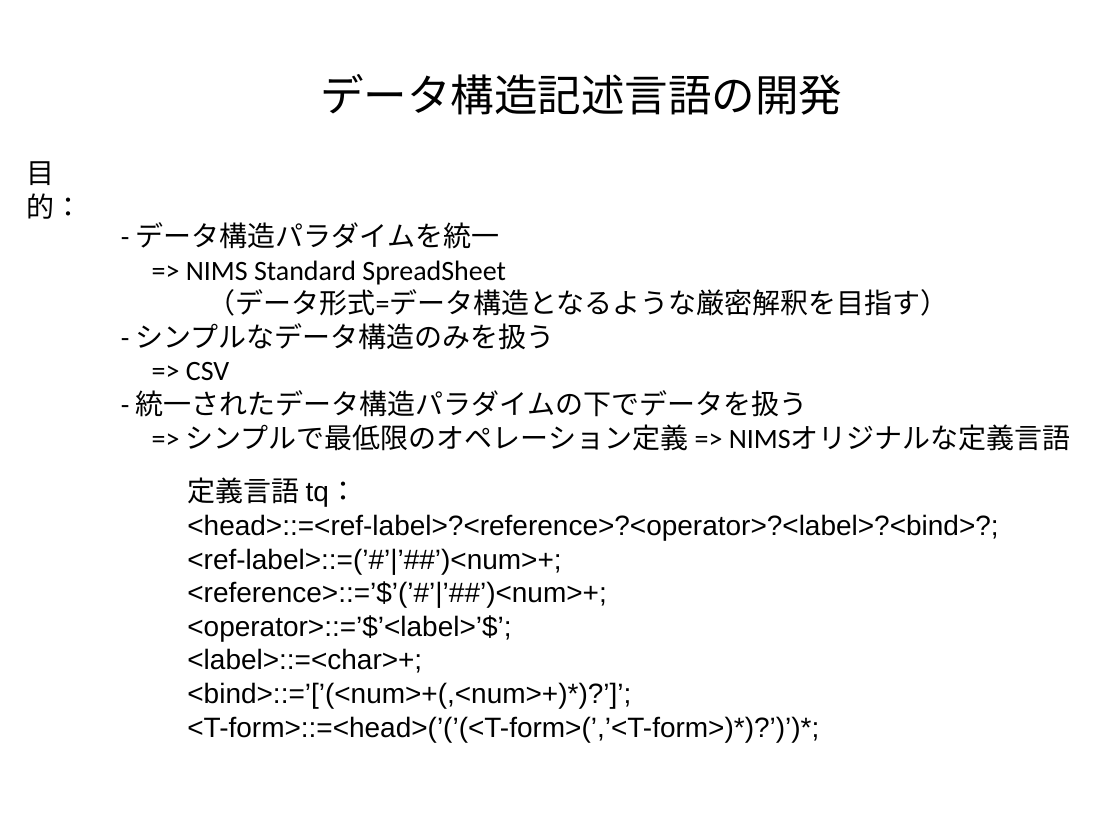
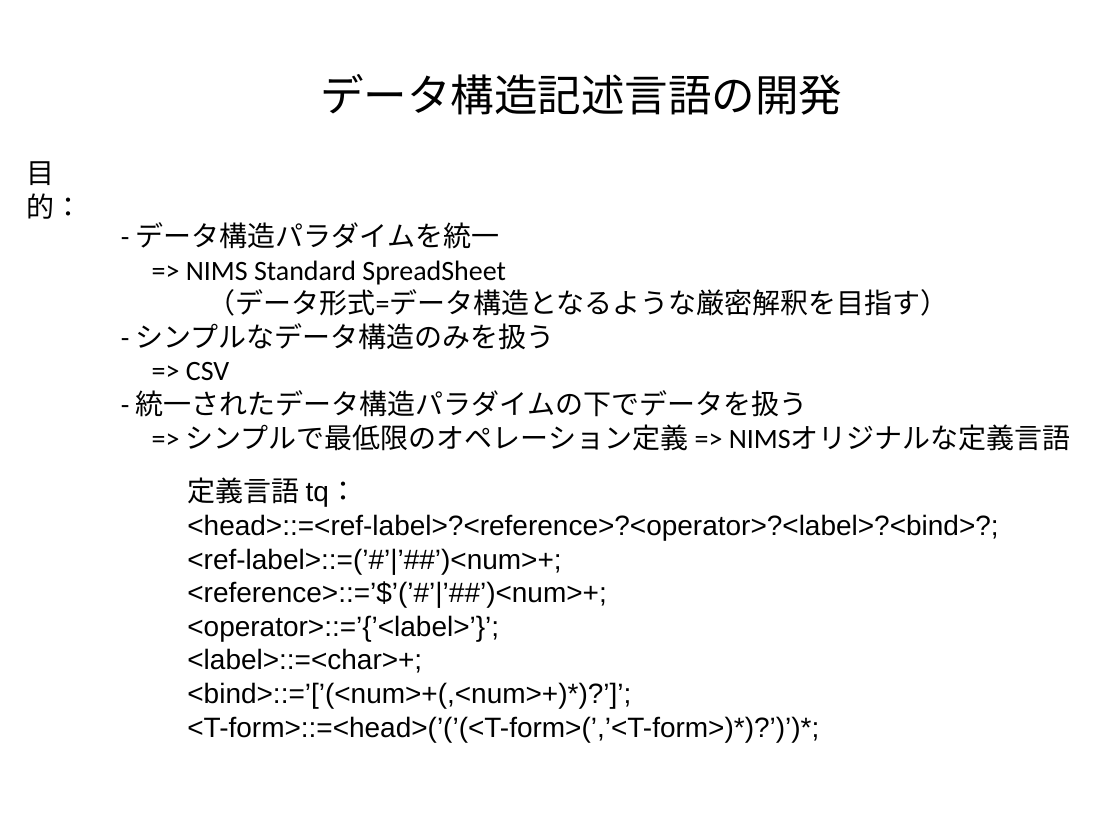
Before and after one commit to kouamano/RECURSIVE-SYSTEM, a slide deck: slide 1 of Document/tq_op_example.odp. Drawn at 1120x840 pixels with LibreOffice and Linux fonts; fonts in the diff are those of the drawing. Boxes give left, top, right and bottom in pixels: in the first picture for what was removed or moved away, otherwise in the second. Text is boxed around its words. In the diff, an @@ line names an element or a change of style, - is before the commit and + after.

Commit message:
rev

```diff
--- a/Document/tq_op_example.odp
+++ b/Document/tq_op_example.odp
@@ text at bbox=[187, 615, 499, 641]: text changed @@
-<operator>::=’$’<label>’$’;
+<operator>::=’{’<label>’}’;
```
Also in this commit, not shown: 1 other slide changed.
